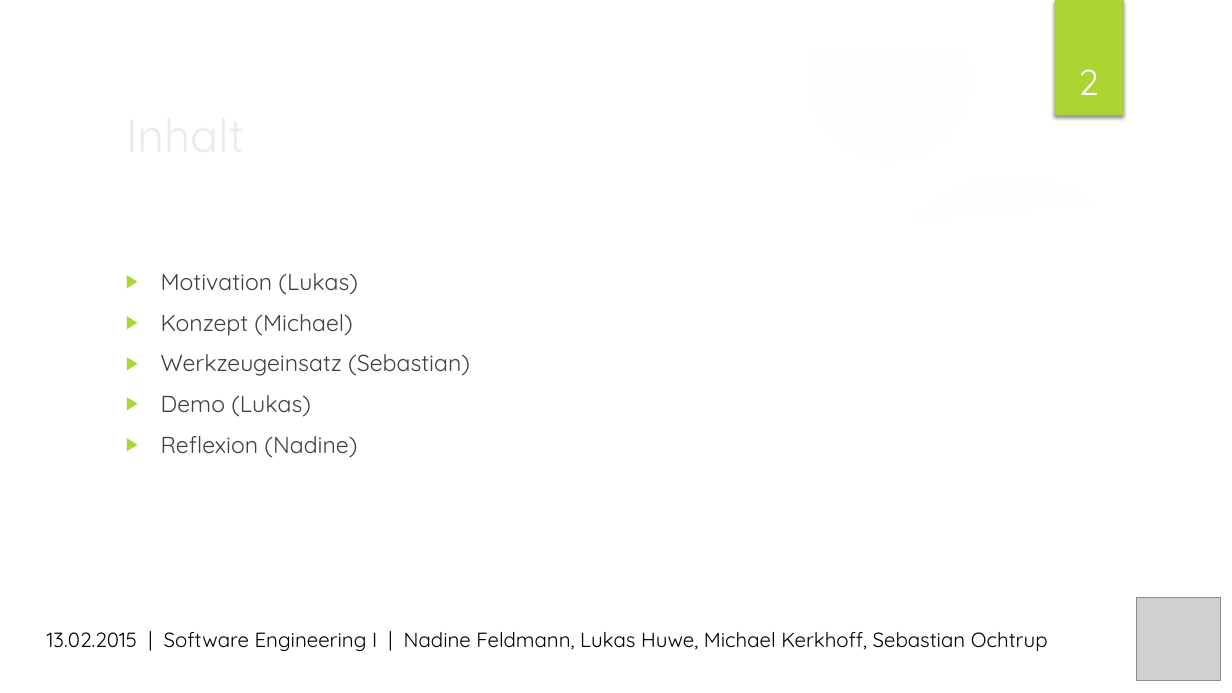
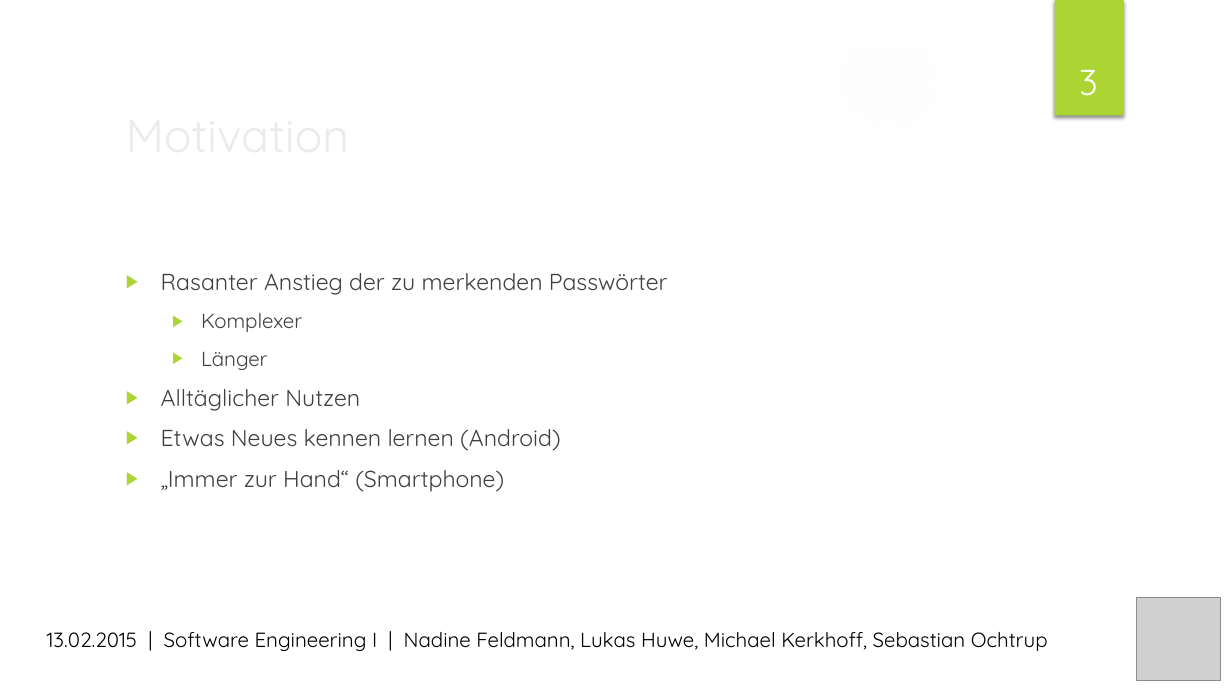
Before and after one commit to MrXXX92/pwsafe, a slide deck: slide 3 of Dokumentation/PWSafe Präsentation.pptx (slide 2 before the commit). Drawn at 1232x693 pixels with LibreOffice and Linux fonts; fonts in the diff are those of the drawing; grey boxes stand for pictures; background and template pictures are left out. Boxes give left, top, right and bottom in pixels: in the first picture for what was removed or moved away, otherwise in the second. Text is boxed around its words. In the diff, an @@ line names an element or a change of style, - is before the commit and + after.

```diff
--- a/Dokumentation/PWSafe Präsentation.pptx
+++ b/Dokumentation/PWSafe Präsentation.pptx
@@ page number at box(1079, 70, 1098, 96): text changed @@
-2
+3
@@ title at box(116, 98, 1002, 169): text changed @@
-Inhalt
+Motivation
@@ text at box(161, 273, 668, 492): text changed @@
-▶ Motivation (Lukas)
-▶ Konzept (Michael)
-▶ Werkzeugeinsatz (Sebastian)
-▶ Demo (Lukas)
-▶ Reflexion (Nadine)
+▶ Rasanter Anstieg der zu merkenden Passwörter
+  ▶ Komplexer
+  ▶ Länger
+▶ Alltäglicher Nutzen
+▶ Etwas Neues kennen lernen (Android)
+▶ „Immer zur Hand“ (Smartphone)
```
Also in this commit, not shown: 12 other slides changed, 7 slides removed.
